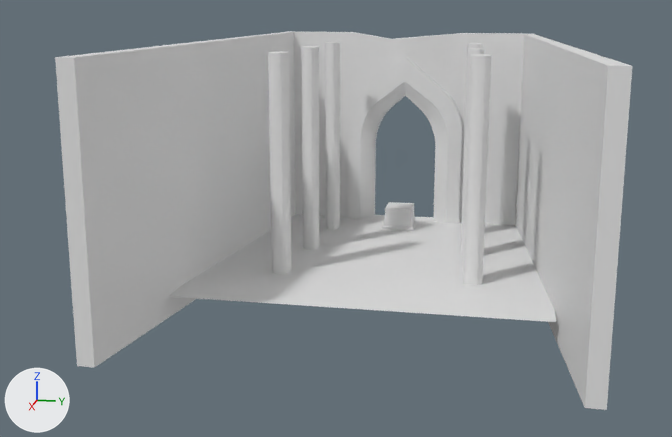
An edit to the Blender file Assets/2D/callenstuff/fuckassartthing.blend, drawn before and after from the same camera.
One viewpoint serves both versions: a 50 mm lens placed at (61.4, 8.3, 16.5), pointed at (8.4, -2.3, 3.3). The lights are fixed; the arrows at lower left show +X, +Y and +Z. The picture after the commit comes second.
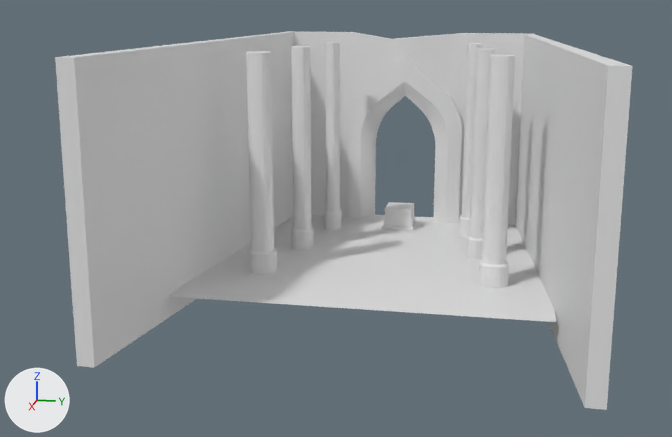
Location of each change, (x1, y1, x2, y2) in pixels of the pictures (672 x 437 px):
'Cube.005', moved, rescaled (31% wider)
    before: (463, 54, 491, 286)
    after: (478, 54, 515, 288)
'Cube.002', moved, rescaled (28% wider)
    before: (268, 52, 292, 274)
    after: (246, 51, 277, 274)
'Cube.001', moved, rescaled (26% wider)
    before: (301, 46, 319, 250)
    after: (291, 46, 314, 250)
'Cube.004', moved, rescaled (16% wider)
    before: (460, 48, 484, 258)
    after: (467, 48, 495, 260)
'Cube.003', unchanged, uncovered by the edit
    before: (467, 43, 482, 49)
    after: (459, 43, 482, 237)

The change, as a list of edits to the scene's bpy script:
```text
Change ob_cube_001:
    ob_cube_001.location: (3.31, -4.98, 0.45) -> (3.31, -5.58, 0.45)
    ob_cube_001.scale: (0.669, 0.509, 0.563) -> (0.669, 0.568, 0.563)
Change ob_cube_002:
    ob_cube_002.location: (8.91, -5.55, 0.45) -> (8.91, -6.73, 0.45)
    ob_cube_002.scale: (0.669, 0.563, 0.563) -> (0.669, 0.679, 0.563)
Change ob_cube_004:
    ob_cube_004.location: (3.31, 5.34, 0.45) -> (3.31, 5.94, 0.45)
    ob_cube_004.scale: (0.669, 0.509, 0.563) -> (0.669, 0.568, 0.563)
Change ob_cube_005:
    ob_cube_005.location: (8.91, 5.91, 0.45) -> (8.91, 7.09, 0.45)
    ob_cube_005.scale: (0.669, 0.563, 0.563) -> (0.669, 0.679, 0.563)
```
